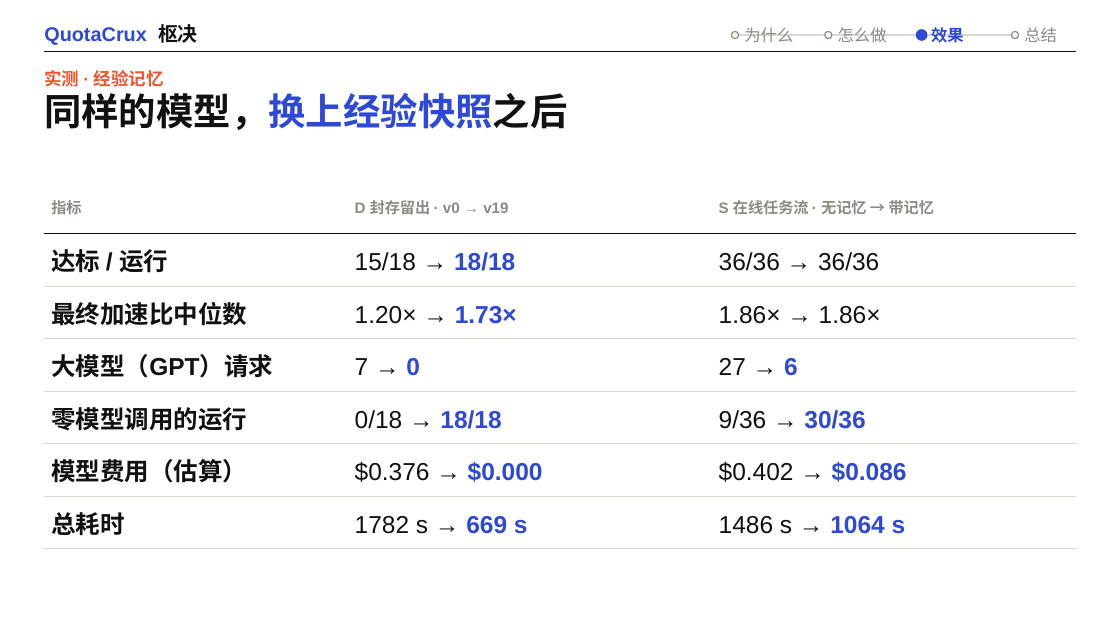
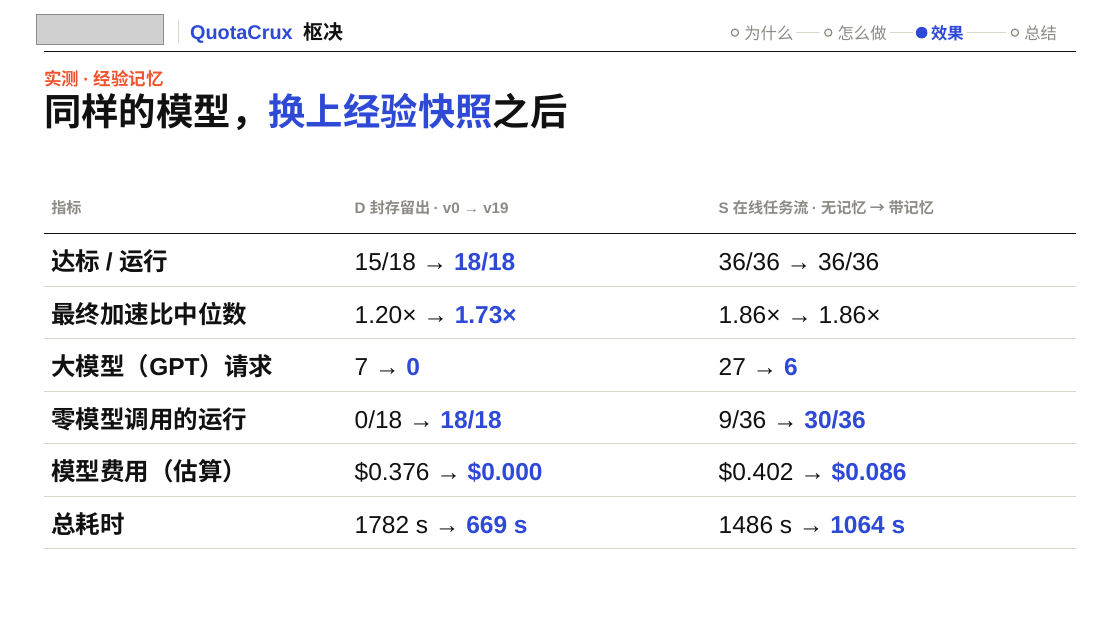
Before and after one commit to bohack-2026-hw/QuotaCrux, a slide deck: slide 17 of docs/presentation/QuotaCrux.pptx. Drawn at 1120x630 pixels with LibreOffice and Linux fonts; fonts in the diff are those of the drawing; grey boxes stand for pictures; background and template pictures are left out. Boxes give left, top, right and bottom in pixels: in the first picture for what was removed or moved away, otherwise in the second. Text is boxed around its words. In the diff, an @@ line names an element or a change of style, - is before the commit and + after.

Commit message:
deck: BoHack intro on the cover and lockup top-left on every slide; centred card text, units on every number, nav gaps, centred cross, no wraps

```diff
--- a/docs/presentation/QuotaCrux.pptx
+++ b/docs/presentation/QuotaCrux.pptx
@@ picture added at (x1=37, y1=14, x2=164, y2=45) @@
@@ line added from (178, 21) to (178, 42), #D9D6CD 1 pt @@
@@ text "QuotaCrux 枢决" moved from (x1=44, y1=24, x2=198, y2=45) to (x1=190, y1=22, x2=344, y2=43) @@
@@ line added from (797, 33) to (819, 33), #D9D6CD 1 pt @@
@@ line moved from (735, 35) - (1015, 35) to (891, 33) - (912, 33) @@
@@ line added from (967, 33) to (1006, 33), #D9D6CD 1 pt @@
```
Also in this commit, not shown: 21 other slides changed, 6 other files.
